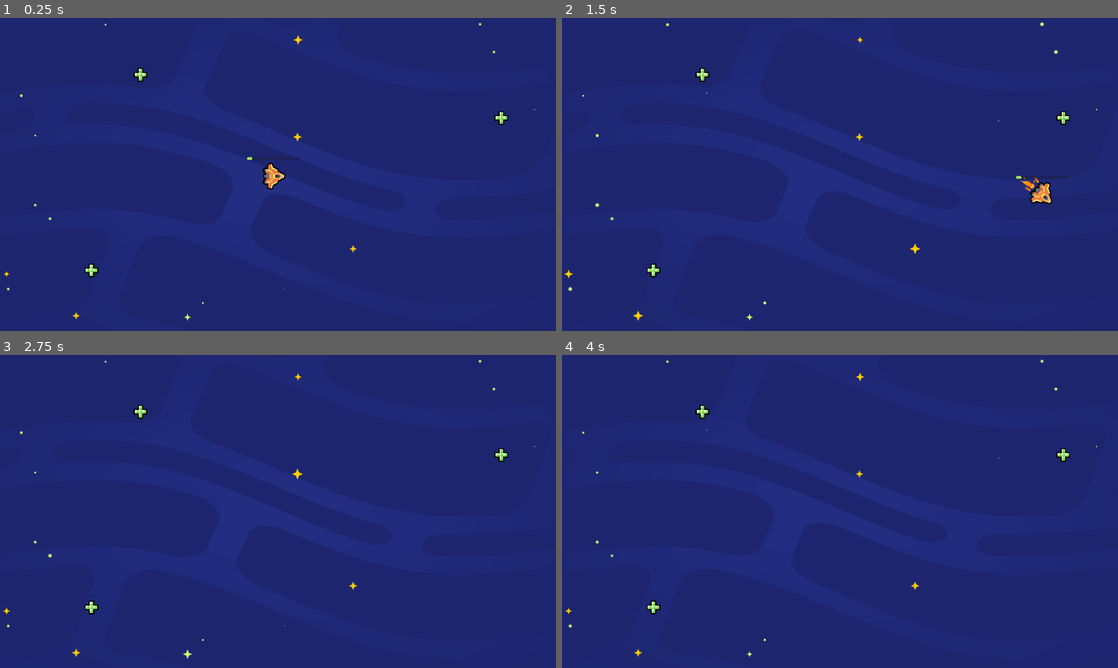
Above: before the commit, frames 1-4 (two rows, left to right).
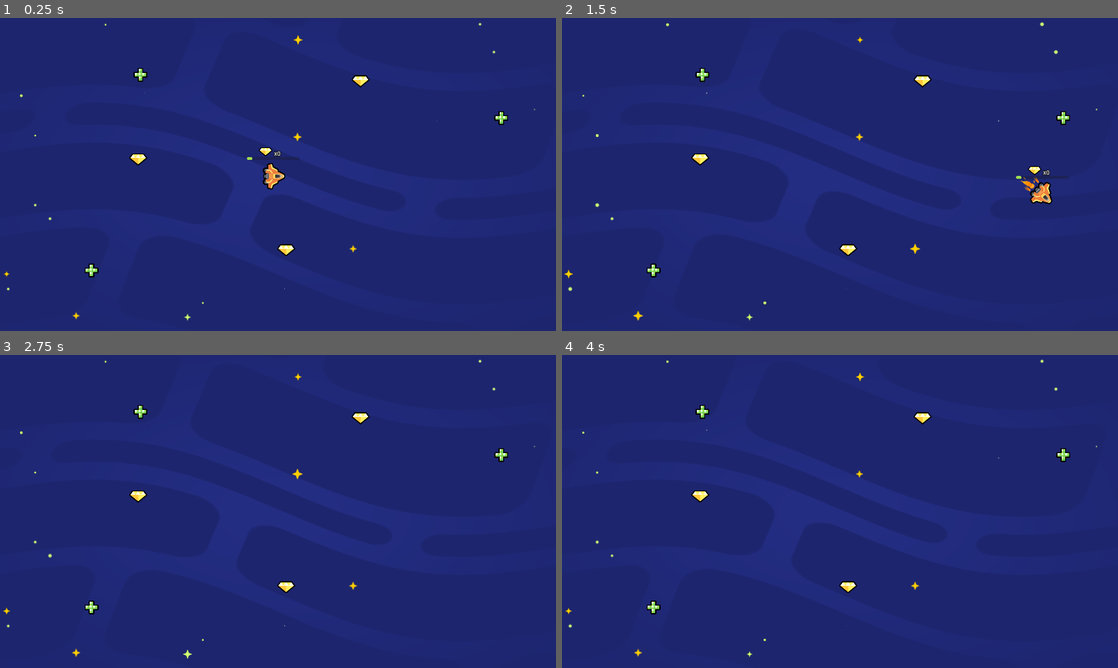
Above: after the commit, the same moments.

Repository: Gaymer7750/2d-GameDev-Course-
Game: Godot game, scene res://lessons/space_level.tscn
Same seed, same stepped clock (60 frames per second), same inputs: the game is played once before the commit and once after it.
Inputs:
- Up to frame 1 (0.25 s): no input
- Up to frame 2 (1.5 s): hold D (move_right) 0.53-1.28 s; hold S (move_down) from 1.28 s (still down)
- Up to frame 3 (2.75 s): release S (move_down) at 2.03 s; hold D (move_right) from 2.03 s (still down)
- Up to frame 4 (4 s): release D (move_right) at 2.78 s; hold W (move_up) 2.78-3.53 s; tap Enter at 3.5 s; hold A (move_left) from 3.53 s (still down)

The runs differ from the first frame. In frame 1, 0.3% of the frame differs, in the area x 23-67%, y 18-76%; in frame 2, 0.3%, in the area x 23-88%, y 18-76%; in frame 3, 0.3%; in frame 4, 0.3%.

Commit message:
L6 and P

Diff:
--- /dev/null
+++ b/05.loot_it_all_workbook/lessons/gem.tscn
@@ -0,0 +1,19 @@
+[gd_scene load_steps=4 format=3 uid="uid://836j2u25scj5"]
+
+[ext_resource type="Script" path="res://lessons/item.gd" id="1_w5wib"]
+[ext_resource type="Texture2D" uid="uid://d0bh8am2qd005" path="res://assets/gem_icon.png" id="2_dmt6c"]
+
+[sub_resource type="CircleShape2D" id="CircleShape2D_a33hx"]
+radius = 28.0179
+
+[node name="Gem" type="Area2D" groups=["gem"]]
+script = ExtResource("1_w5wib")
+
+[node name="Sprite2D" type="Sprite2D" parent="."]
+texture = ExtResource("2_dmt6c")
+
+[node name="CollisionShape2D" type="CollisionShape2D" parent="."]
+position = Vector2(0, -4)
+shape = SubResource("CircleShape2D_a33hx")
+
+[connection signal="area_entered" from="." to="." method="_on_area_entered"]
--- a/05.loot_it_all_workbook/lessons/health_pack.tscn
+++ b/05.loot_it_all_workbook/lessons/health_pack.tscn
@@ -1,13 +1,13 @@
 [gd_scene load_steps=4 format=3 uid="uid://du32n083evavv"]
 
-[ext_resource type="Script" path="res://lessons/health_pack.gd" id="1_r10rk"]
+[ext_resource type="Script" path="res://lessons/item.gd" id="1_ia45w"]
 [ext_resource type="Texture2D" uid="uid://dknpi2mq4dhpa" path="res://assets/health_icon.svg" id="2_n8km5"]
 
 [sub_resource type="CircleShape2D" id="CircleShape2D_j2ng2"]
 radius = 24.0208
 
-[node name="HealthPack" type="Area2D"]
-script = ExtResource("1_r10rk")
+[node name="HealthPack" type="Area2D" groups=["healing_item"]]
+script = ExtResource("1_ia45w")
 
 [node name="Sprite2D" type="Sprite2D" parent="."]
 texture = ExtResource("2_n8km5")
--- /dev/null
+++ b/05.loot_it_all_workbook/lessons/item.gd
@@ -0,0 +1,9 @@
+extends Area2D
+
+
+func _ready() -> void:
+	area_entered.connect(_on_area_entered)
+
+
+func _on_area_entered(area_that_entered: Area2D) -> void:
+	queue_free()
--- a/05.loot_it_all_workbook/lessons/ship.gd
+++ b/05.loot_it_all_workbook/lessons/ship.gd
@@ -1,6 +1,6 @@
 extends Area2D
 
-
+var gem_count := 0
 var max_speed := 1200.0
 var velocity := Vector2(0, 0)
 var steering_factor := 3.0
@@ -28,5 +28,13 @@
 func set_health(new_health: int) -> void:
 	health = new_health
 	get_node("UI/HealthBar").value = health
+
+func set_gem_count(new_gem_count: int) -> void:
+	gem_count = new_gem_count
+	get_node("UI/GemCount").text = "x" + str(gem_count)
+
 func _on_area_entered(area_that_entered: Area2D) -> void:
-	set_health(health + 10)
+	if area_that_entered.is_in_group("gem"):
+		set_gem_count(gem_count + 1)
+	elif area_that_entered.is_in_group("healing_item"):
+		set_health(health + 10)
--- a/05.loot_it_all_workbook/lessons/ship.tscn
+++ b/05.loot_it_all_workbook/lessons/ship.tscn
@@ -1,7 +1,8 @@
-[gd_scene load_steps=7 format=3 uid="uid://dmv50krf4bo5r"]
+[gd_scene load_steps=9 format=3 uid="uid://dmv50krf4bo5r"]
 
 [ext_resource type="Texture2D" uid="uid://bniyrxn3r2v8h" path="res://assets/ship.png" id="3_pdppw"]
 [ext_resource type="Script" path="res://lessons/ship.gd" id="4_p1sls"]
+[ext_resource type="Texture2D" uid="uid://d0bh8am2qd005" path="res://assets/gem_icon.png" id="5_j2yh1"]
 [ext_resource type="PackedScene" uid="uid://dgf54k70yiiff" path="res://assets/ship_visual_effects/main_thruster/main_thruster.tscn" id="5_q7c3l"]
 [ext_resource type="PackedScene" uid="uid://bklom8bhpxg4h" path="res://assets/ship_visual_effects/side_thruster/side_thruster.tscn" id="6_1updt"]
 
@@ -14,6 +15,11 @@
 corner_radius_top_right = 4
 corner_radius_bottom_right = 4
 corner_radius_bottom_left = 4
+
+[sub_resource type="LabelSettings" id="LabelSettings_l33cg"]
+font_size = 20
+outline_size = 8
+outline_color = Color(0, 0, 0, 1)
 
 [node name="Ship" type="Area2D"]
 script = ExtResource("4_p1sls")
@@ -52,3 +58,16 @@
 theme_override_styles/fill = SubResource("StyleBoxFlat_xo0ui")
 value = 23.0
 show_percentage = false
+
+[node name="Sprite2D" type="Sprite2D" parent="UI"]
+position = Vector2(-29, -85)
+scale = Vector2(0.75, 0.75)
+texture = ExtResource("5_j2yh1")
+
+[node name="GemCount" type="Label" parent="UI"]
+layout_mode = 0
+offset_top = -93.0
+offset_right = 40.0
+offset_bottom = -70.0
+text = "x0"
+label_settings = SubResource("LabelSettings_l33cg")
--- a/05.loot_it_all_workbook/lessons/space_level.tscn
+++ b/05.loot_it_all_workbook/lessons/space_level.tscn
@@ -1,8 +1,9 @@
-[gd_scene load_steps=4 format=3 uid="uid://btkjymc78ap8d"]
+[gd_scene load_steps=5 format=3 uid="uid://btkjymc78ap8d"]
 
 [ext_resource type="PackedScene" uid="uid://dmv50krf4bo5r" path="res://lessons/ship.tscn" id="2_2j1u5"]
 [ext_resource type="PackedScene" uid="uid://bxfevggvxo634" path="res://assets/background/space_background.tscn" id="3_e6xy1"]
 [ext_resource type="PackedScene" uid="uid://du32n083evavv" path="res://lessons/health_pack.tscn" id="3_kqeun"]
+[ext_resource type="PackedScene" uid="uid://836j2u25scj5" path="res://lessons/gem.tscn" id="4_aff47"]
 
 [node name="Level" type="Node2D"]
 
@@ -19,3 +20,12 @@
 
 [node name="HealthPack3" parent="." instance=ExtResource("3_kqeun")]
 position = Vector2(1731, 345)
+
+[node name="Gem" parent="." instance=ExtResource("4_aff47")]
+position = Vector2(477, 488)
+
+[node name="Gem2" parent="." instance=ExtResource("4_aff47")]
+position = Vector2(988, 801)
+
+[node name="Gem3" parent="." instance=ExtResource("4_aff47")]
+position = Vector2(1245, 218)
--- a/05.loot_it_all_workbook/practices/L6.P1.create_coins/coin.tscn
+++ b/05.loot_it_all_workbook/practices/L6.P1.create_coins/coin.tscn
@@ -1,3 +1,16 @@
-[gd_scene format=3]
+[gd_scene load_steps=4 format=3 uid="uid://d34uskj3iae5b"]
 
-[node name="Coin" type="Area2D"]
+[ext_resource type="Texture2D" uid="uid://b5n8ybmtouhk0" path="res://assets/practice_assets/coin.png" id="1_fqdwh"]
+[ext_resource type="Script" path="res://practices/L6.P1.create_coins/coin.gd" id="1_h1phx"]
+
+[sub_resource type="CircleShape2D" id="CircleShape2D_mtu2t"]
+radius = 58.0086
+
+[node name="Coin" type="Area2D" groups=["coin"]]
+script = ExtResource("1_h1phx")
+
+[node name="Sprite2D" type="Sprite2D" parent="."]
+texture = ExtResource("1_fqdwh")
+
+[node name="CollisionShape2D" type="CollisionShape2D" parent="."]
+shape = SubResource("CircleShape2D_mtu2t")
--- a/05.loot_it_all_workbook/practices/L6.P1.create_coins/create_coins.tscn
+++ b/05.loot_it_all_workbook/practices/L6.P1.create_coins/create_coins.tscn
@@ -1,13 +1,12 @@
-[gd_scene load_steps=3 format=3]
+[gd_scene load_steps=3 format=3 uid="uid://igmf73iudr72"]
 
-[ext_resource type="PackedScene" path="res://practices/L6.P1.create_coins/ship_create_coins.tscn" id="1_x2knq"]
-[ext_resource type="Script" path="res://practices/L6.P1.create_coins/ship_create_coins.gd" id="2_ytyj5"]
+[ext_resource type="PackedScene" uid="uid://dkdme43lvgl2a" path="res://practices/L6.P1.create_coins/ship_create_coins.tscn" id="1_x2knq"]
+[ext_resource type="PackedScene" uid="uid://d34uskj3iae5b" path="res://practices/L6.P1.create_coins/coin.tscn" id="2_dglqe"]
 
 [node name="CreateCoins" type="Node2D"]
 
-[node name="Ship" type="Area2D" parent="." instance=ExtResource("1_x2knq")]
+[node name="Ship" parent="." instance=ExtResource("1_x2knq")]
 position = Vector2(973, 541)
-script = ExtResource("2_ytyj5")
 
 [node name="ExtraVisuals" type="Node" parent="."]
 
@@ -25,3 +24,5 @@
 grow_horizontal = 2
 grow_vertical = 2
 color = Color(0.219608, 0.317647, 0.776471, 1)
+
+[node name="Coin" parent="." instance=ExtResource("2_dglqe")]
--- a/05.loot_it_all_workbook/practices/L6.P1.create_coins/ship_create_coins.tscn
+++ b/05.loot_it_all_workbook/practices/L6.P1.create_coins/ship_create_coins.tscn
@@ -1,9 +1,9 @@
-[gd_scene load_steps=10 format=3]
+[gd_scene load_steps=10 format=3 uid="uid://dkdme43lvgl2a"]
 
-[ext_resource type="Script" path="res://practices/L6.P1.create_coins/ship_create_coins.gd" id="1_gkcxq"]
-[ext_resource type="Texture2D" path="res://assets/practice_assets/ellipse_white.png" id="2_bwehp"]
-[ext_resource type="Texture2D" path="res://assets/practice_assets/shape_ship.png" id="3_uipmn"]
-[ext_resource type="Texture2D" path="res://assets/practice_assets/coin.png" id="4_eh7qw"]
+[ext_resource type="Script" path="res://practices/L6.P1.create_coins/ship_create_coins.gd" id="1_l8ool"]
+[ext_resource type="Texture2D" uid="uid://bkueifls7csiy" path="res://assets/practice_assets/ellipse_white.png" id="2_bwehp"]
+[ext_resource type="Texture2D" uid="uid://d1xp2mgpkkc42" path="res://assets/practice_assets/shape_ship.png" id="3_uipmn"]
+[ext_resource type="Texture2D" uid="uid://b5n8ybmtouhk0" path="res://assets/practice_assets/coin.png" id="4_eh7qw"]
 
 [sub_resource type="Curve" id="Curve_f7g5y"]
 _data = [Vector2(0, 0.663194), 0.0, 0.0, 0, 0, Vector2(1, 0), -0.0319997, 0.0, 0, 0]
--- a/05.loot_it_all_workbook/practices/L6.P2.coins_and_energy_packs/coin.tscn
+++ b/05.loot_it_all_workbook/practices/L6.P2.coins_and_energy_packs/coin.tscn
@@ -1,12 +1,12 @@
-[gd_scene load_steps=4 format=3]
+[gd_scene load_steps=4 format=3 uid="uid://b52ed6qnp1moe"]
 
 [ext_resource type="Script" path="res://practices/L6.P2.coins_and_energy_packs/collectible.gd" id="1_sd3rg"]
-[ext_resource type="Texture2D" path="res://assets/practice_assets/coin.png" id="2_1qvoi"]
+[ext_resource type="Texture2D" uid="uid://b5n8ybmtouhk0" path="res://assets/practice_assets/coin.png" id="2_1qvoi"]
 
 [sub_resource type="CircleShape2D" id="CircleShape2D_8or2y"]
 radius = 57.1402
 
-[node name="Coin" type="Area2D"]
+[node name="Coin" type="Area2D" groups=["coin"]]
 script = ExtResource("1_sd3rg")
 
 [node name="Sprite2D" type="Sprite2D" parent="."]
--- a/05.loot_it_all_workbook/practices/L6.P2.coins_and_energy_packs/coins_and_energy_packs.tscn
+++ b/05.loot_it_all_workbook/practices/L6.P2.coins_and_energy_packs/coins_and_energy_packs.tscn
@@ -1,40 +1,31 @@
-[gd_scene load_steps=6 format=3]
+[gd_scene load_steps=4 format=3 uid="uid://d2pcysginwl3s"]
 
-[ext_resource type="PackedScene" path="res://practices/L6.P2.coins_and_energy_packs/ship_coins_and_energy_packs.tscn" id="1_l7py2"]
-[ext_resource type="Script" path="res://practices/L6.P2.coins_and_energy_packs/ship_coins_and_energy_packs.gd" id="2_mt54v"]
-[ext_resource type="PackedScene" path="res://practices/L6.P2.coins_and_energy_packs/coin.tscn" id="3_v6eww"]
-[ext_resource type="Script" path="res://practices/L6.P2.coins_and_energy_packs/collectible.gd" id="4_ynkwx"]
-[ext_resource type="PackedScene" path="res://practices/L6.P2.coins_and_energy_packs/energy_pack.tscn" id="5_4aryi"]
+[ext_resource type="PackedScene" uid="uid://c308iab3ex2wr" path="res://practices/L6.P2.coins_and_energy_packs/ship_coins_and_energy_packs.tscn" id="1_l7py2"]
+[ext_resource type="PackedScene" uid="uid://b52ed6qnp1moe" path="res://practices/L6.P2.coins_and_energy_packs/coin.tscn" id="3_v6eww"]
+[ext_resource type="PackedScene" uid="uid://dc2500qyf617o" path="res://practices/L6.P2.coins_and_energy_packs/energy_pack.tscn" id="5_4aryi"]
 
 [node name="CoinsAndEnergyPacks" type="Node2D"]
 
-[node name="Ship" type="Area2D" parent="." instance=ExtResource("1_l7py2")]
+[node name="Ship" parent="." instance=ExtResource("1_l7py2")]
 position = Vector2(962, 534)
-script = ExtResource("2_mt54v")
 
-[node name="Coin" type="Area2D" parent="." instance=ExtResource("3_v6eww")]
+[node name="Coin" parent="." instance=ExtResource("3_v6eww")]
 position = Vector2(544, 336)
-script = ExtResource("4_ynkwx")
 
-[node name="EnergyPack" type="Area2D" parent="." instance=ExtResource("5_4aryi")]
+[node name="EnergyPack" parent="." instance=ExtResource("5_4aryi")]
 position = Vector2(564, 707)
-script = ExtResource("4_ynkwx")
 
-[node name="Coin2" type="Area2D" parent="." instance=ExtResource("3_v6eww")]
+[node name="Coin2" parent="." instance=ExtResource("3_v6eww")]
 position = Vector2(971, 862)
-script = ExtResource("4_ynkwx")
 
-[node name="EnergyPack2" type="Area2D" parent="." instance=ExtResource("5_4aryi")]
+[node name="EnergyPack2" parent="." instance=ExtResource("5_4aryi")]
 position = Vector2(1337, 631)
-script = ExtResource("4_ynkwx")
 
-[node name="Coin3" type="Area2D" parent="." instance=ExtResource("3_v6eww")]
+[node name="Coin3" parent="." instance=ExtResource("3_v6eww")]
 position = Vector2(1337, 284)
-script = ExtResource("4_ynkwx")
 
-[node name="EnergyPack3" type="Area2D" parent="." instance=ExtResource("5_4aryi")]
+[node name="EnergyPack3" parent="." instance=ExtResource("5_4aryi")]
 position = Vector2(925, 168)
-script = ExtResource("4_ynkwx")
 
 [node name="ExtraVisuals" type="Node" parent="."]
 
--- a/05.loot_it_all_workbook/practices/L6.P2.coins_and_energy_packs/energy_pack.tscn
+++ b/05.loot_it_all_workbook/practices/L6.P2.coins_and_energy_packs/energy_pack.tscn
@@ -1,12 +1,12 @@
-[gd_scene load_steps=4 format=3]
+[gd_scene load_steps=4 format=3 uid="uid://dc2500qyf617o"]
 
 [ext_resource type="Script" path="res://practices/L6.P2.coins_and_energy_packs/collectible.gd" id="1_xx3ac"]
-[ext_resource type="Texture2D" path="res://assets/practice_assets/energy_pack.png" id="2_rcrnv"]
+[ext_resource type="Texture2D" uid="uid://bdkl4qmqe0suw" path="res://assets/practice_assets/energy_pack.png" id="2_rcrnv"]
 
 [sub_resource type="CircleShape2D" id="CircleShape2D_gmkso"]
 radius = 57.1402
 
-[node name="EnergyPack" type="Area2D"]
+[node name="EnergyPack" type="Area2D" groups=["energy"]]
 script = ExtResource("1_xx3ac")
 
 [node name="Sprite2D" type="Sprite2D" parent="."]
--- a/05.loot_it_all_workbook/practices/L6.P2.coins_and_energy_packs/ship_coins_and_energy_packs.gd
+++ b/05.loot_it_all_workbook/practices/L6.P2.coins_and_energy_packs/ship_coins_and_energy_packs.gd
@@ -34,7 +34,16 @@
 		set_process(false)
 		target_reached.emit()
 
+func set_energy(new_energy: int) -> void:
+	energy = new_energy
+	get_node("UI/EnergyBar").value = energy
+
+func set_coin_count(new_coin_count: int) -> void:
+	coins = new_coin_count
+	get_node("UI/CoinsCount").text = "x" + str(new_coin_count)
 
 func _on_area_entered(area_that_entered: Area2D) -> void:
-	energy += 20.0
-	get_node("UI/EnergyBar").value = energy
+	if area_that_entered.is_in_group("coin"):
+		set_coin_count(coins + 1)
+	elif area_that_entered.is_in_group("energy"):
+		set_energy(energy + 20)
--- a/05.loot_it_all_workbook/practices/L6.P2.coins_and_energy_packs/ship_coins_and_energy_packs.tscn
+++ b/05.loot_it_all_workbook/practices/L6.P2.coins_and_energy_packs/ship_coins_and_energy_packs.tscn
@@ -1,9 +1,9 @@
-[gd_scene load_steps=11 format=3]
+[gd_scene load_steps=11 format=3 uid="uid://c308iab3ex2wr"]
 
 [ext_resource type="Script" path="res://practices/L6.P2.coins_and_energy_packs/ship_coins_and_energy_packs.gd" id="1_3kvyo"]
-[ext_resource type="Texture2D" path="res://assets/practice_assets/ellipse_white.png" id="2_5hsmx"]
-[ext_resource type="Texture2D" path="res://assets/practice_assets/shape_ship.png" id="3_pl28o"]
-[ext_resource type="Texture2D" path="res://assets/practice_assets/coin.png" id="4_o67x6"]
+[ext_resource type="Texture2D" uid="uid://bkueifls7csiy" path="res://assets/practice_assets/ellipse_white.png" id="2_5hsmx"]
+[ext_resource type="Texture2D" uid="uid://d1xp2mgpkkc42" path="res://assets/practice_assets/shape_ship.png" id="3_pl28o"]
+[ext_resource type="Texture2D" uid="uid://b5n8ybmtouhk0" path="res://assets/practice_assets/coin.png" id="4_o67x6"]
 
 [sub_resource type="Curve" id="Curve_f7g5y"]
 _data = [Vector2(0, 0.663194), 0.0, 0.0, 0, 0, Vector2(1, 0), -0.0319997, 0.0, 0, 0]
Not shown: 1 places in 05.loot_it_all_workbook/practices/L6.P1.create_coins/ship_create_coins.tscn that only renumber resources
